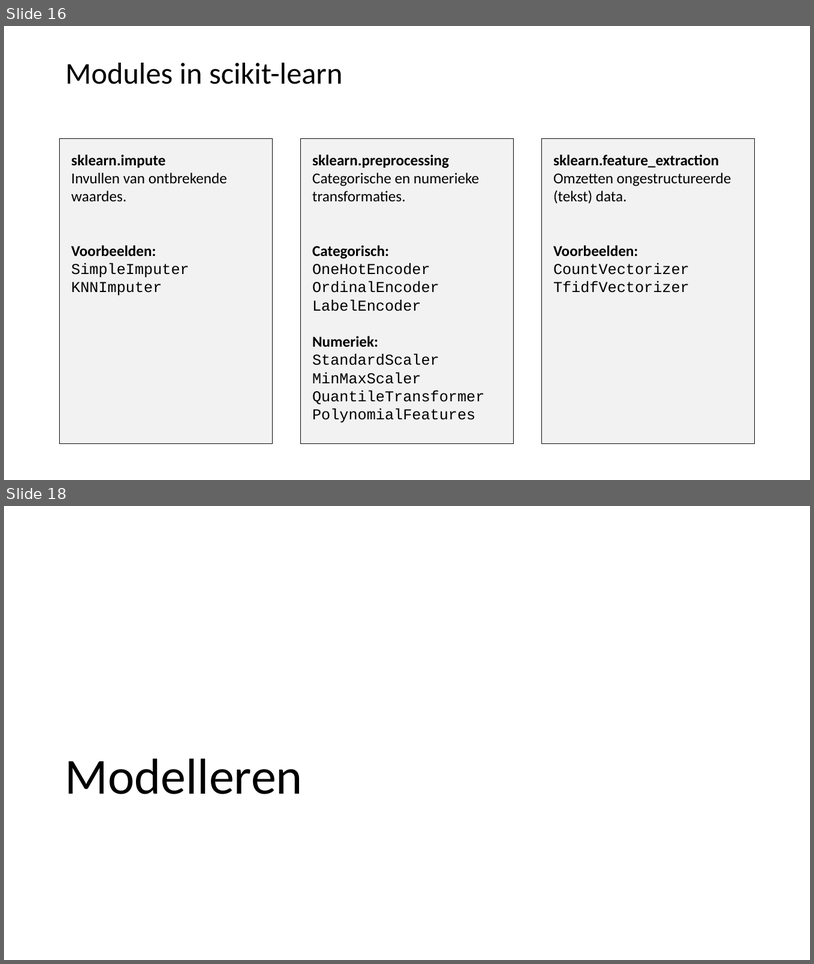
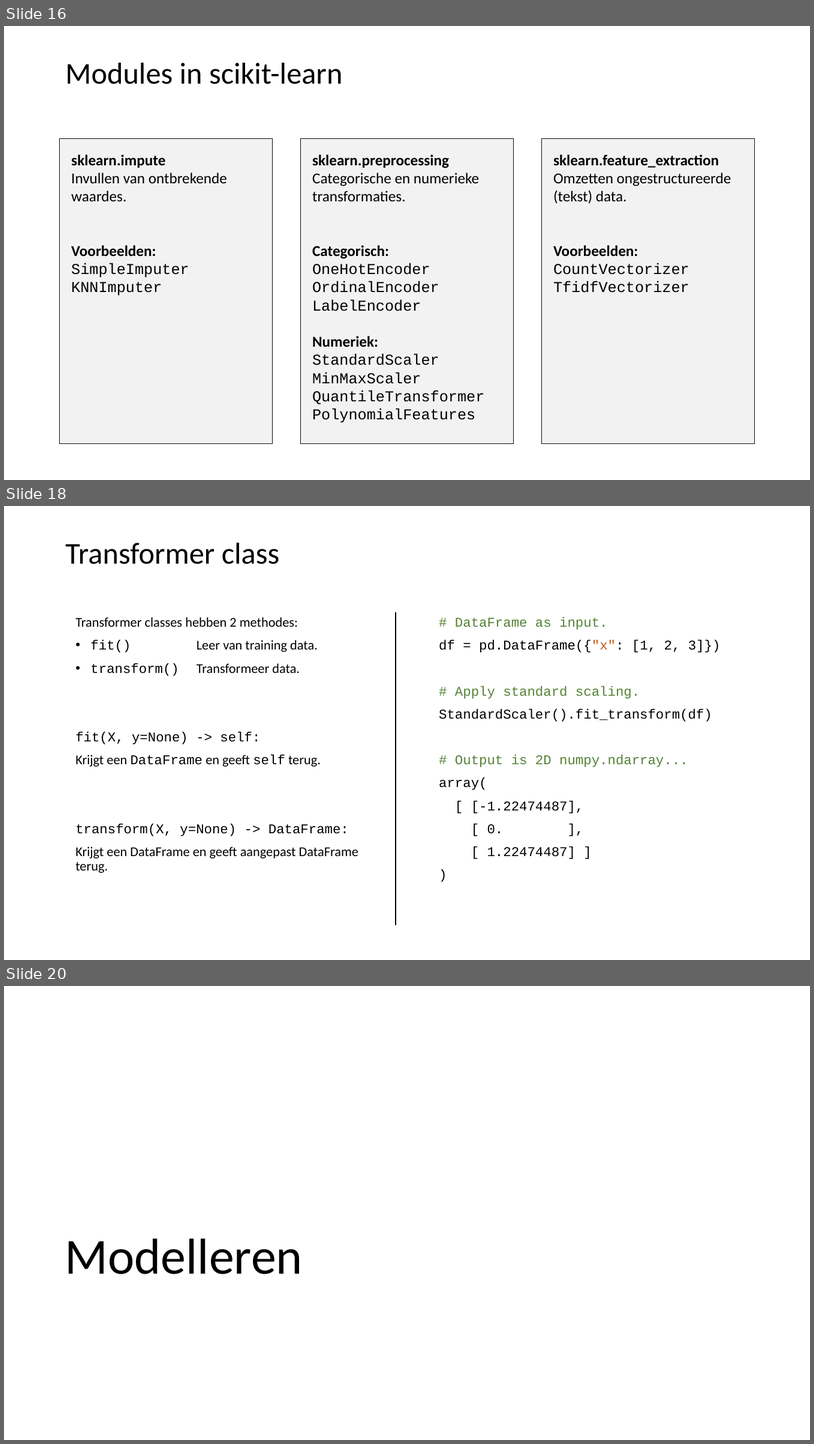
Before and after one commit to LFKoning/knowledge-sharing, a slide deck: python_trainees/4_scikit_learn/python_traineeship_4.pptx. Shown one above the other, each under a label of ours: slides 16 and 18 before the commit, slides 16, 18 and 20 after it; the slides between them are not shown. The pictures are 814x964 and 814x1444 pixels, drawn with LibreOffice and Linux fonts; fonts in the diff are those of the drawing. Boxes give left, top, right and bottom in pixels: in the first picture for what was removed or moved away, otherwise in the second. Text is boxed around its words. In the diff, an @@ line names an element or a change of style, - is before the commit and + after.

```diff
--- a/python_trainees/4_scikit_learn/python_traineeship_4.pptx
+++ b/python_trainees/4_scikit_learn/python_traineeship_4.pptx
@@ slide 18 added at <box>4,506,810,960</box>, background #FFFFFF @@
@@ title added at <box>65,543,279,564</box>, 36 pt, text #000000 @@
+Transformer class
@@ line added from (396, 612) to (396, 925), #000000 1 pt @@
@@ text added at <box>75,617,359,873</box>, 16 pt, text #000000 @@
+Transformer classes hebben 2 methodes:
+• fit() Leer van training data.
+• transform() Transformeer data.
+fit(X, y=None) -> self:
+Krijgt een DataFrame en geeft self terug.
+transform(X, y=None) -> DataFrame:
+Krijgt een DataFrame en geeft aangepast DataFrame terug.
@@ text added at <box>439,617,721,859</box>, 16 pt, text #000000 @@
+# DataFrame as input.
+df = pd.DataFrame({"x": [1, 2, 3]})
+# Apply standard scaling.
+StandardScaler().fit_transform(df)
+# Output is 2D numpy.ndarray...
+array(
+[ [-1.22474487],
+[ 0. ],
+[ 1.22474487] ]
+)
@@ what was slide 18 is now slide 20 @@
```
Also in this commit, not shown: 11 slides changed, 2 other slides added, 1 slide removed, 12 other files.
